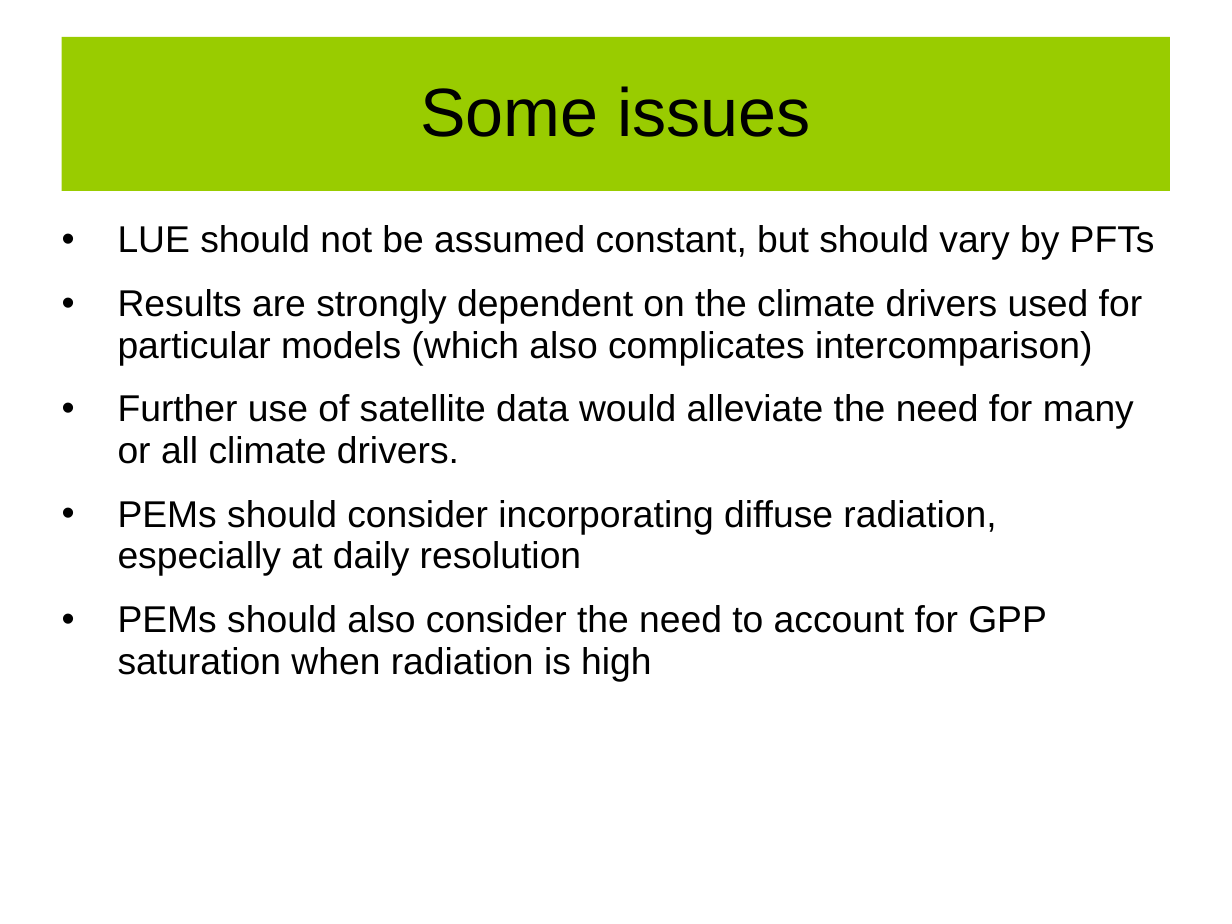
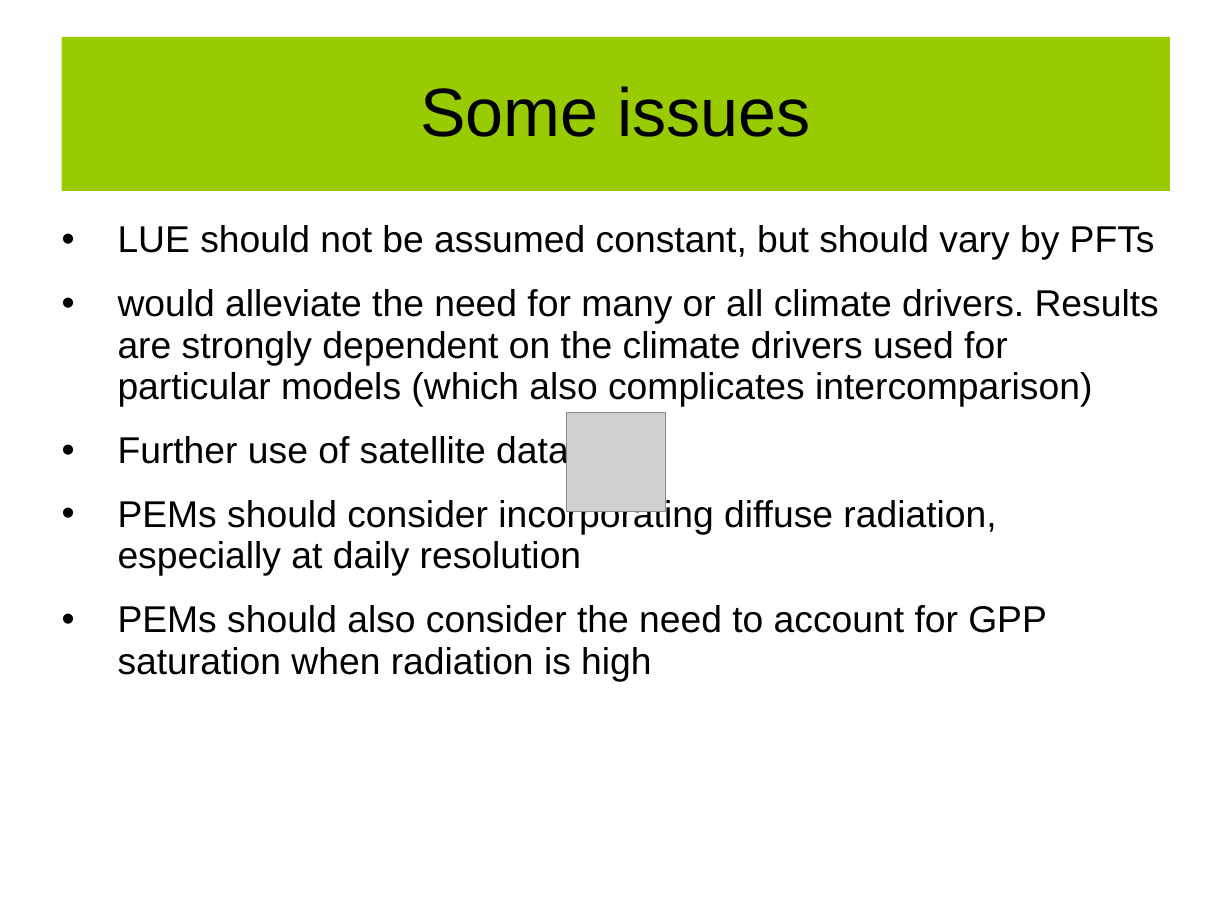
Before and after one commit to UCL-EO/geog0133, a slide deck: slide 7 of docs/ppt/GEOG0113-008.pptx. Drawn at 1232x924 pixels with LibreOffice and Linux fonts; fonts in the diff are those of the drawing; grey boxes stand for pictures; background and template pictures are left out. Boxes give left, top, right and bottom in pixels: in the first picture for what was removed or moved away, otherwise in the second. Text is boxed around its words. In the diff, an @@ line names an element or a change of style, - is before the commit and + after.

```diff
--- a/docs/ppt/GEOG0113-008.pptx
+++ b/docs/ppt/GEOG0113-008.pptx
@@ text at (118,289,1159,471): text changed @@
-• Results are strongly dependent on the climate drivers used for particular models (which also complicates intercomparison)
-• Further use of satellite data would alleviate the need for many or all climate drivers.
+• would alleviate the need for many or all climate drivers. Results are strongly dependent on the climate drivers used for particular models (which also complicates intercomparison)
+• Further use of satellite data
@@ picture added at (567,413,666,512) @@
```
Also in this commit, not shown: 11 other slides changed.
